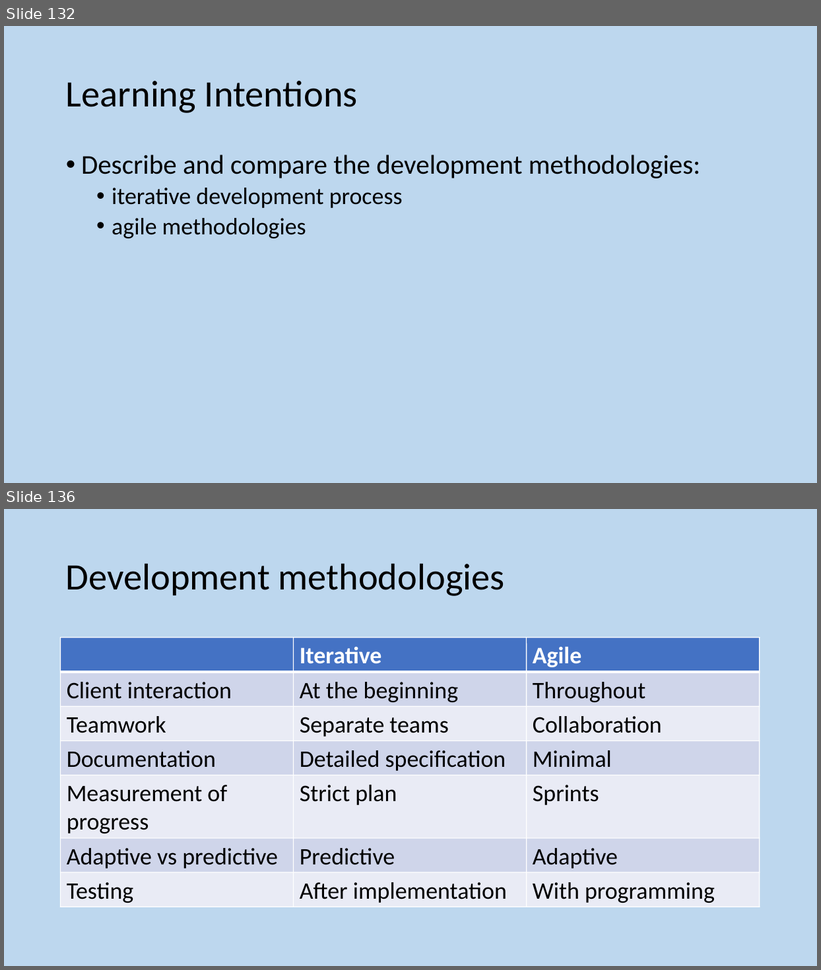
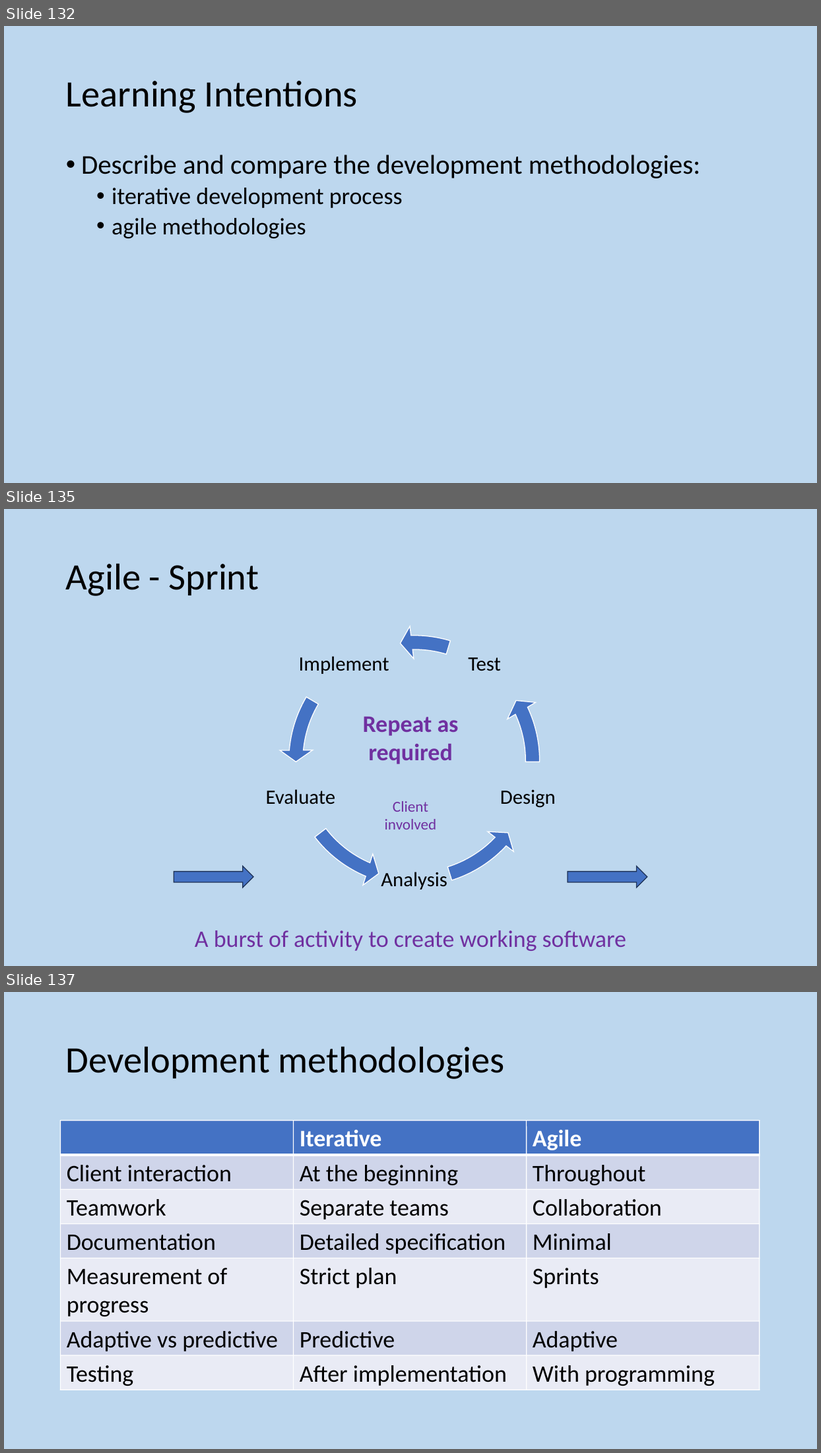
Before and after one commit to MrFriendCS/MrFriendCS.github.io, a slide deck: higher/sdd/H CS SDD Slides.pptx. Shown one above the other, each under a label of ours: slides 132 and 136 before the commit, slides 132, 135 and 137 after it; the slides between them are not shown. The pictures are 821x970 and 821x1453 pixels, drawn with LibreOffice and Linux fonts; fonts in the diff are those of the drawing. Boxes give left, top, right and bottom in pixels: in the first picture for what was removed or moved away, otherwise in the second. Text is boxed around its words. In the diff, an @@ line names an element or a change of style, - is before the commit and + after.

```diff
--- a/higher/sdd/H CS SDD Slides.pptx
+++ b/higher/sdd/H CS SDD Slides.pptx
@@ slide 135 added at [4, 509, 817, 966], background #BDD7EE @@
@@ title added at [66, 563, 259, 596], 44 pt, text #000000 @@
+Agile - Sprint
@@ group added at [266, 626, 556, 896]: 5 texts, 5 left circular arrows @@
+Implement
+Evaluate
+Analysis
+Design
+Test
@@ text added at [363, 716, 459, 764], 28 pt, text #7030A0, bold @@
+Repeat as required
@@ text added at [385, 801, 437, 830], 18 pt, text #7030A0 @@
+Client
+involved
@@ right arrow added at [174, 867, 253, 888], fill #4472C4, outline #1E3256 1 pt @@
@@ right arrow added at [568, 867, 648, 888], fill #4472C4, outline #1E3256 1 pt @@
@@ text added at [195, 931, 626, 951], 28 pt, text #7030A0 @@
+A burst of activity to create working software
@@ what was slide 136 is now slide 137 @@
```
Also in this commit, not shown: 5 slides changed, 9 other slides added, 4 slides removed.
